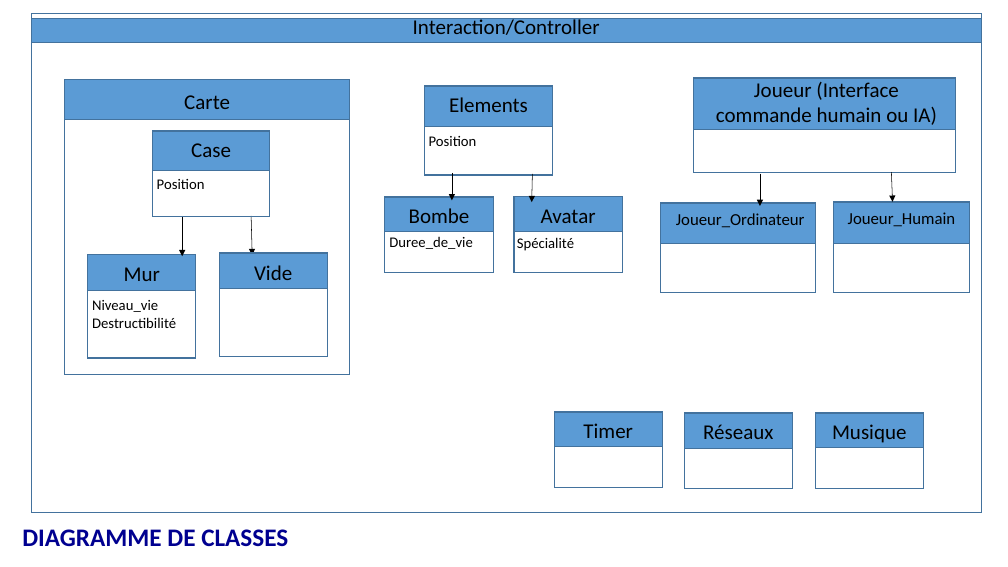
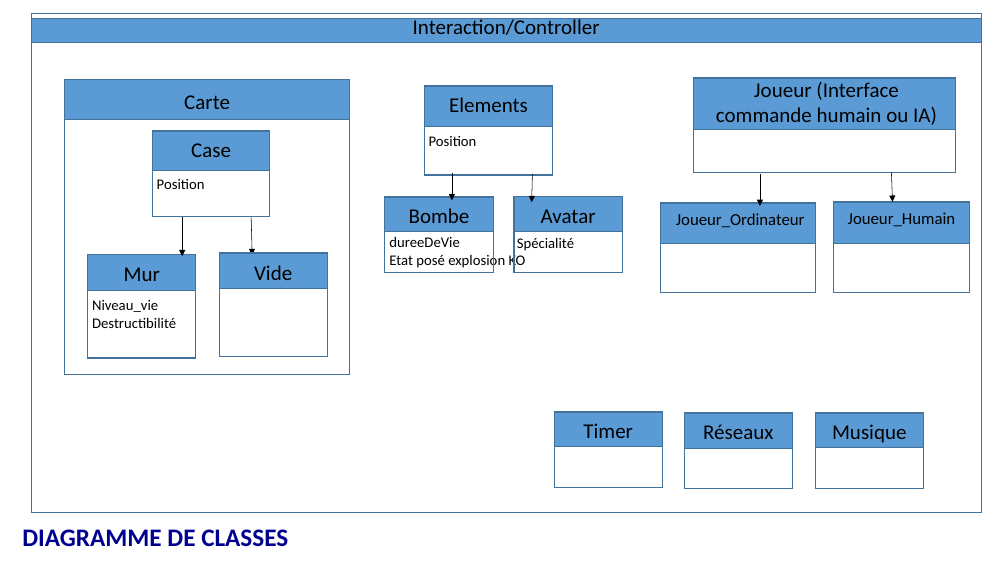
Before and after one commit to JLHTeam/Game, a slide deck: slide 2 of doc/diagrammes.pptx. Drawn at 1008x567 pixels with LibreOffice and Linux fonts; fonts in the diff are those of the drawing. Boxes give left, top, right and bottom in pixels: in the first picture for what was removed or moved away, otherwise in the second. Text is boxed around its words. In the diff, an @@ line names an element or a change of style, - is before the commit and + after.

```diff
--- a/doc/diagrammes.pptx
+++ b/doc/diagrammes.pptx
@@ text at <box>389,236,526,269</box>: text changed @@
-Duree_de_vie
+dureeDeVie
+Etat posé explosion KO
```
Also in this commit, not shown: 6 other files.
